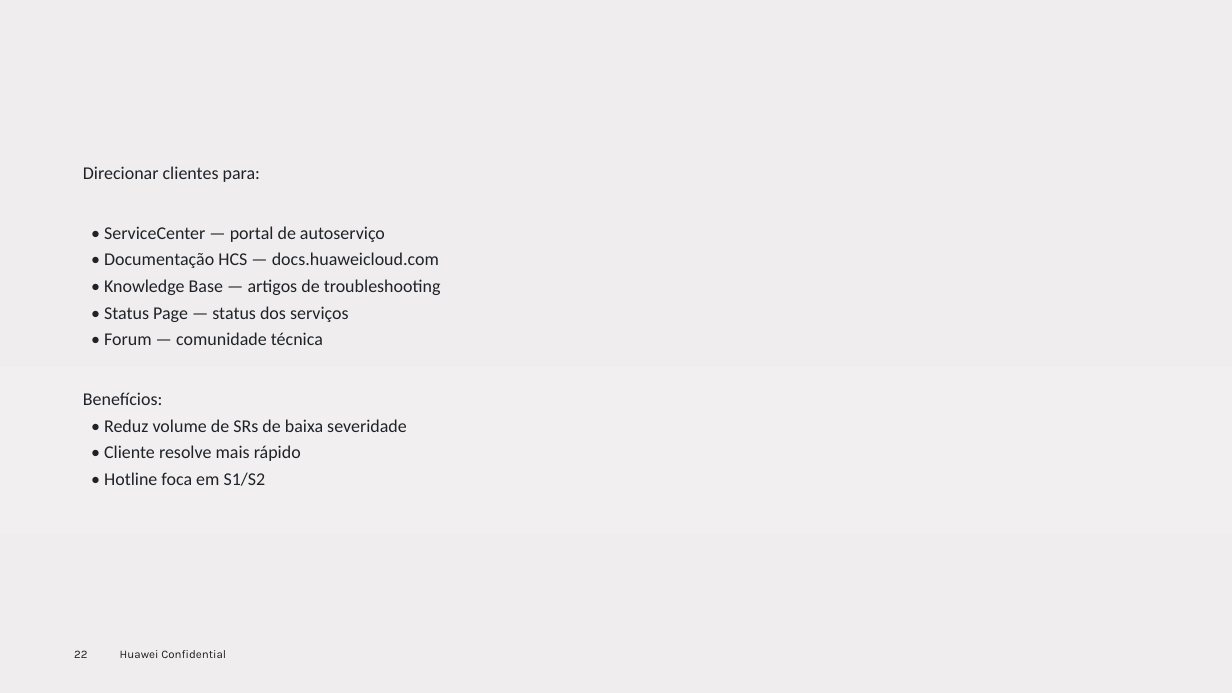
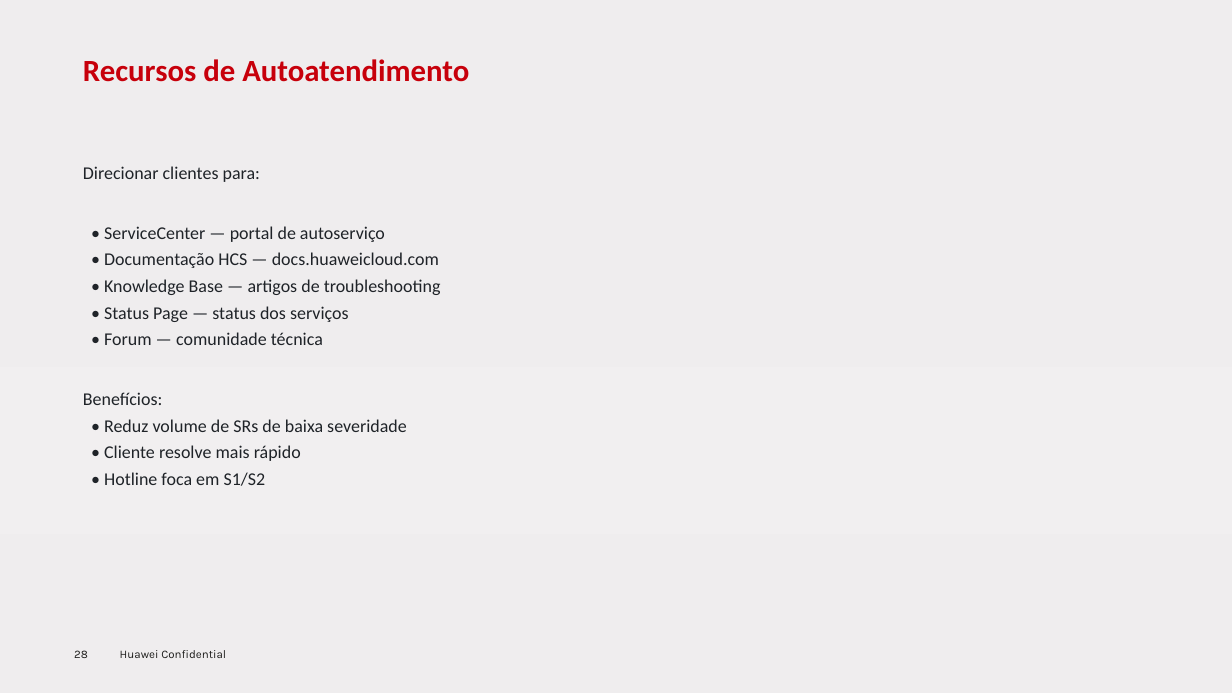
Before and after one commit to RaulMyron/Huawei-doc-templates, a slide deck: slide 28 of examples/ppt/pt-br/sample-pt-br.pptx (slide 22 before the commit). Drawn at 1232x693 pixels with LibreOffice and Linux fonts; fonts in the diff are those of the drawing; background and template pictures are left out. Boxes give left, top, right and bottom in pixels: in the first picture for what was removed or moved away, otherwise in the second. Text is boxed around its words. In the diff, an @@ line names an element or a change of style, - is before the commit and + after.

```diff
--- a/examples/ppt/pt-br/sample-pt-br.pptx
+++ b/examples/ppt/pt-br/sample-pt-br.pptx
@@ title added at (83, 59, 469, 82), 24 pt, text #C7000B, bold @@
+Recursos de Autoatendimento
```
Also in this commit, not shown: 17 other slides changed, 7 slides added, 1 slide removed, 5 other files.
